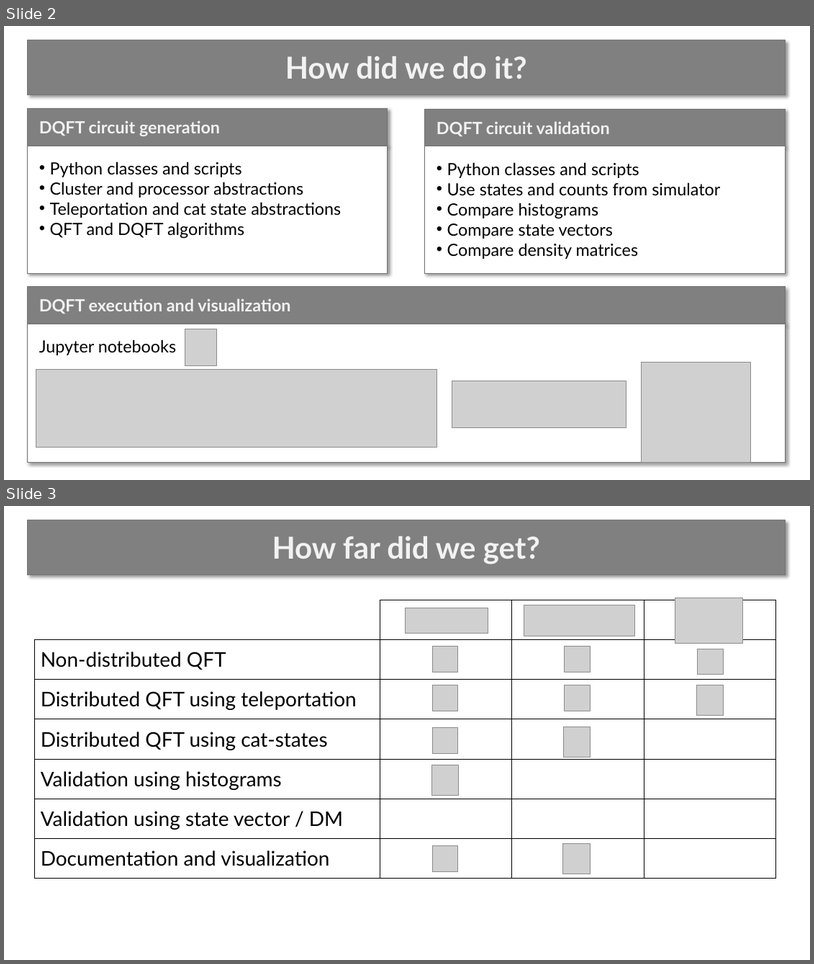
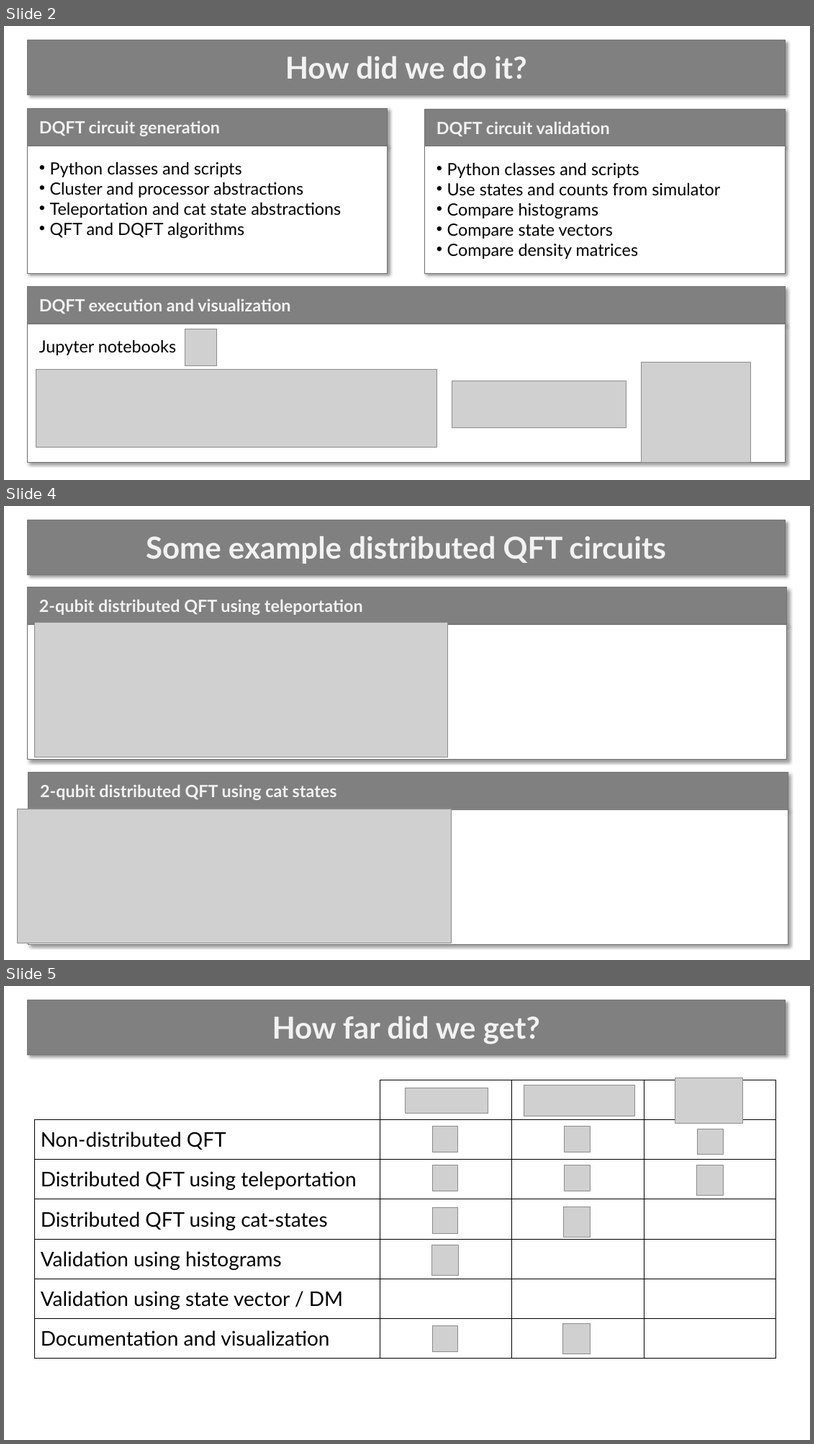
Before and after one commit to brunorijsman/quantum-internet-hackathon-2022, a slide deck: docs/end-of-hackathon-presentation.pptx. Shown one above the other, each under a label of ours: slides 2 and 3 before the commit, slides 2, 4 and 5 after it; the slides between them are not shown. The pictures are 814x964 and 814x1444 pixels, drawn with LibreOffice and Linux fonts; fonts in the diff are those of the drawing; grey boxes stand for pictures. Boxes give left, top, right and bottom in pixels: in the first picture for what was removed or moved away, otherwise in the second. Text is boxed around its words. In the diff, an @@ line names an element or a change of style, - is before the commit and + after.

Commit message:
add examples

```diff
--- a/docs/end-of-hackathon-presentation.pptx
+++ b/docs/end-of-hackathon-presentation.pptx
@@ slide 4 added at (4,506,810,960), background #FFFFFF @@
@@ rectangle added at (28,520,786,575), fill #808080, outline #767171 0.75 pt, 36 pt, text #F2F2F2, bold @@
+Some example distributed QFT circuits
@@ rectangle added at (27,587,787,624), fill #808080, outline #767171 0.75 pt, 20 pt, text #F2F2F2, bold @@
+2-qubit distributed QFT using teleportation
@@ rectangle added at (27,625,787,759), fill #FFFFFF, outline #767171 0.75 pt @@
@@ picture added at (35,623,448,757) @@
@@ rectangle added at (28,772,789,809), fill #808080, outline #767171 0.75 pt, 20 pt, text #F2F2F2, bold @@
+2-qubit distributed QFT using cat states
@@ picture added at (17,808,452,943) @@
@@ rectangle added at (28,809,789,944), fill #FFFFFF, outline #767171 0.75 pt @@
@@ what was slide 3 is now slide 5 @@
```
Also in this commit, not shown: 1 other slide added.
